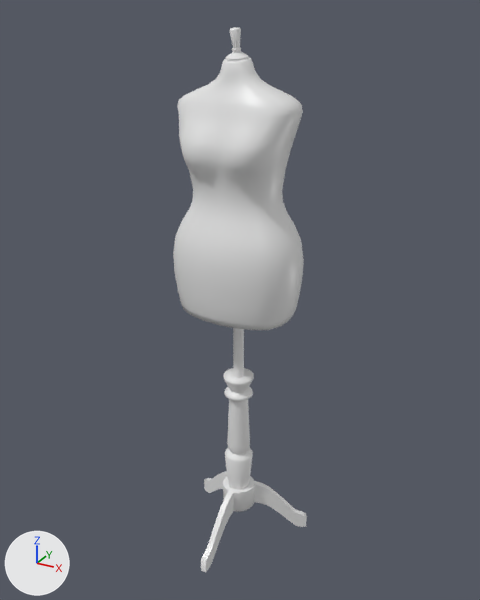
The FBX model ClothSimulation/Assets/Models/mannequin_01.fbx: old version first, new version second.
The view is the same before and after, from a 50 mm camera at (1.67, -3.01, 3.14) aimed at (0.02, -0.03, 1.65). Arrows for +X, +Y and +Z are at lower left; the lights stay in place. Where no turn or scale is listed for an object, it has been applied to the vertices.

In view in the first picture: 'mannequin_01'.
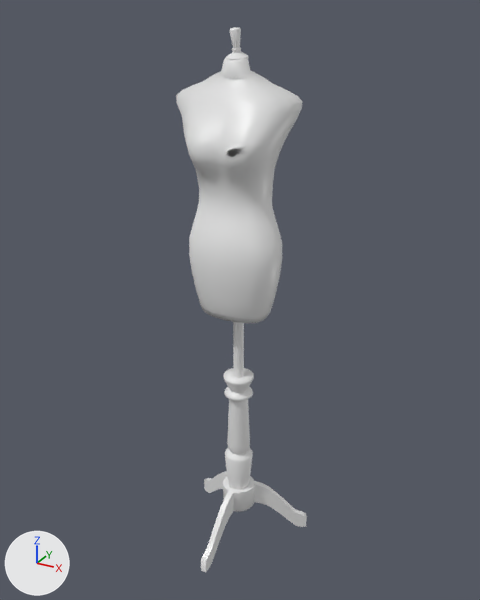
The newer file is also rescaled (x0.546) as a whole; pictures and numbers use the older file's frame.

Boxes (x1, y1, x2, y2) around the edits, measured in the pictures (480 x 600 px; the box of a moved part takes in the faces that stretch with it):
```json
{"object": "mannequin_01", "change": "reshaped", "before": [173, 27, 307, 572], "after": [176, 27, 307, 572]}
{"part": 1, "of": "me_cube_001", "change": "moved or reshaped", "before": [173, 57, 304, 330], "after": [176, 58, 303, 323]}
{"part": 2, "of": "me_cube_001", "change": "shading changed", "before": [201, 27, 307, 572], "after": [201, 27, 307, 572]}
```

Scene script edits in JSON lines:
```json
{"block": "me_cube_001", "where": "# used by ob_mannequin_01; location = (0.0, 0.0, 0.0)"}
{"op": "remove", "block": "me_cube_001", "code": "me_cube_001.from_pydata(...)  # 1142 vertices, 1106 faces; spans x -0.39..0.39, y -0.45..0.25, z 0.0..3.05"}
{"op": "add", "block": "me_cube_001", "code": "me_cube_001.from_pydata(...)  # 1142 vertices, 1106 faces; spans x -0.39..0.39, y -0.45..0.24, z 0.0..3.05"}
{"block": "me_cube_001", "change": "me_cube_001 part 1: 594 of 1142 vertices moved; they spanned x -0.36..0.36, y -0.27..0.25, z 1.56..2.92 and now span x -0.35..0.34, y -0.23..0.13, z 1.56..2.93; mean shift (0.0, -0.02, 0.01); largest move (-0.01, 0.25, 1.8) -> (-0.01, 0.11, 1.8)"}
{"block": "me_cube_001", "change": "me_cube_001 part 2: edges marked sharp go from 261 to 0"}
```
